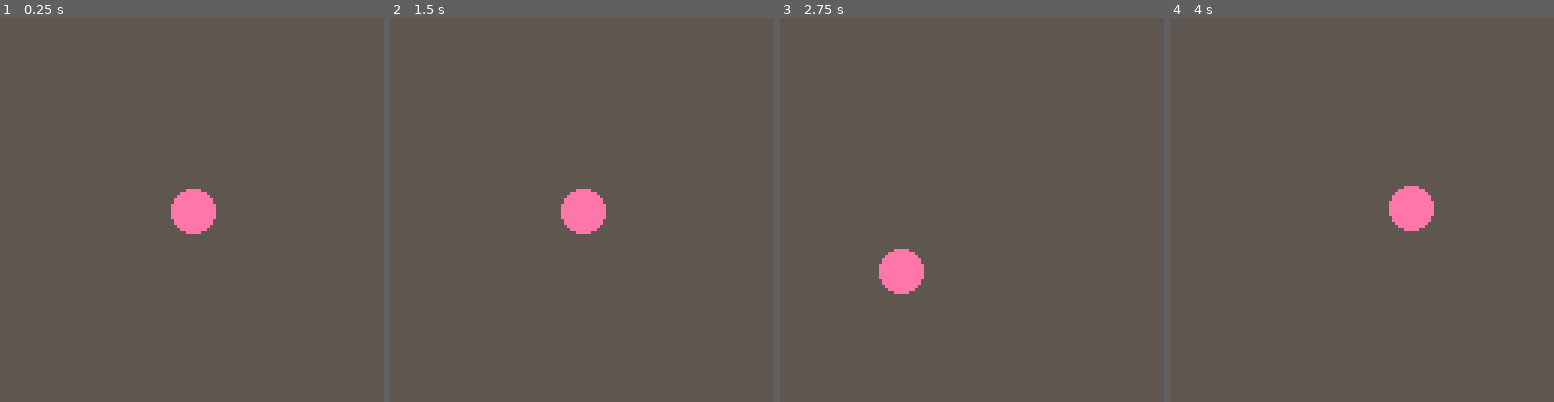
Above: before the commit, frames 1-4 (left to right).
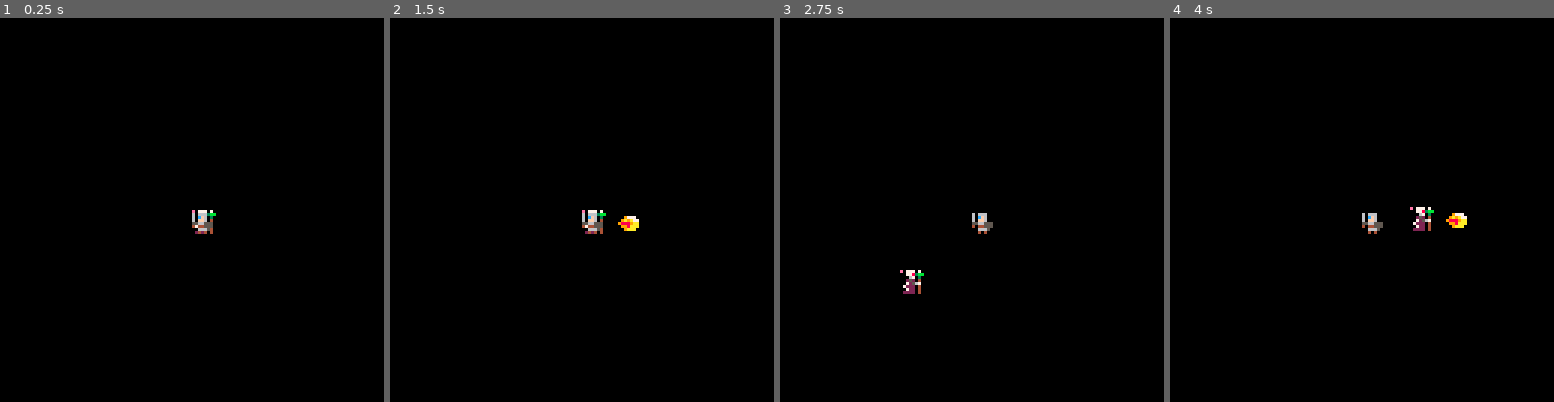
Above: after the commit, the same moments.

Repository: itsdrell/LD50
Game: PICO-8 cartridge ld50.p8
The game is run twice, just before and just after one commit, with the same random seed, the same clock (stepped at 60 frames per second) and the same inputs.
Inputs:
- Up to frame 1 (0.25 s): no input
- Up to frame 2 (1.5 s): tap O (Z key) at 0.33, 0.7, 1.43 s
- Up to frame 3 (2.75 s): hold Left 1.97-2.37 s; tap O (Z key) at 2.22 s; hold Down from 2.42 s (still down)
- Up to frame 4 (4 s): release Down at 2.82 s; hold Right 2.87-3.53 s; tap O (Z key) at 3.1, 3.98 s; hold Up from 3.58 s (still down)

The runs differ from the first frame. In frame 1, 100% of the frame differs, in the area x 0-100%, y 0-100%; in frame 2, 100%; in frame 3, 100%; in frame 4, 100%.

Commit message:
Testing lua: display sprites, spell cast, collision, added sprites

Diff:
--- a/ld50.p8
+++ b/ld50.p8
@@ -27,9 +27,13 @@
 end
 
 __gfx__
-00000000000000000000000000000000000000000000000000000000000000000000000000000000000000000000000000000000000000000000000000000000
-00000000000000000000000000000000000000000000000000000000000000000000000000000000000000000000000000000000000000000000000000000000
-00700700000000000000000000000000000000000000000000000000000000000000000000000000000000000000000000000000000000000000000000000000
-00077000000000000000000000000000000000000000000000000000000000000000000000000000000000000000000000000000000000000000000000000000
-00077000000000000000000000000000000000000000000000000000000000000000000000000000000000000000000000000000000000000000000000000000
-00700700000000000000000000000000000000000000000000000000000000000000000000000000000000000000000000000000000000000000000000000000
+00000000007770700000000000000000000000000000000000000000000000000000000000000000000000000000000000000000000000000000000000000000
+00000000007783bb0000000000066606000000000000000000000000000000000000000000000000000000000000000000000000000000000000000000000000
+0070070000067030000977700006fc06000000000000000000000000000000000000000000000000000000000000000000000000000000000000000000000000
+0007700000252040009a9a770006ff06000000000000000000000000000000000000000000000000000000000000000000000000000000000000000000000000
+0007700000725670098889aa05556655000000000000000000000000000000000000000000000000000000000000000000000000000000000000000000000000
+007007000722204000998aaa05554404000000000000000000000000000000000000000000000000000000000000000000000000000000000000000000000000
+00000000007220400009aaa000566600000000000000000000000000000000000000000000000000000000000000000000000000000000000000000000000000
+00000000022220400000000000040400000000000000000000000000000000000000000000000000000000000000000000000000000000000000000000000000
+
+
--- a/playing.lua
+++ b/playing.lua
@@ -1,26 +1,118 @@
 -- The state where all our game happens in
 Playing = {}
 g_Playing = Playing
+g_spell = nil
+spell_flipx = false
 
 -------------------------------------------------------------------------
 function Playing:Enter()
     self:StartUp()
+    SpawnEnemy()
 end
 
 -------------------------------------------------------------------------
 function Playing:StartUp()
 end
-X = 64  Y = 64
+ playerX= 64  playerY = 64
 -------------------------------------------------------------------------
 function Playing:Update(ds)
-    if (btn(0)) then X=X-1 end
-    if (btn(1)) then X=X+1 end
-    if (btn(2)) then Y=Y-1 end
-    if (btn(3)) then Y=Y+1 end
+    flip_x = false
+    if (btn(0)) then
+        playerX=playerX-1
+        flip_x = true
+    end
+    if (btn(1)) then
+        playerX=playerX+1
+    end
+    if (btn(2)) then playerY=playerY-1 end
+    if (btn(3)) then playerY=playerY+1 end
+
+    if (btn(4)) then
+        CastSpell(playerX+10,playerY)
+    end
+
+    if (g_spell ~= nil) then
+        UpdateSpell(ds)
+    end
 end
 
 -------------------------------------------------------------------------
 function Playing:Draw()
-    cls(5)
-    circfill(X,Y,7,14)
+    cls()
+
+    spr(1,playerX,playerY,1,1,flip_x,false)
+    flip_x = false
+    --circ(playerX+4, playerY+4,4,15)
+
+    pset(playerX,playerY,14)
+
+    DrawEnemy()
+
+    if (g_spell ~= nil) then
+        if (flip_x == true) then
+        end
+        DrawSpell(spell_flipx)
+    end
 end
+
+-------------------------------------------------------------------------
+--sprite mov X
+--moving spell X
+--bad guy X
+--bad guy disapears when hit
+--
+------------------------------------------------------------------------
+function SpawnEnemy()
+    enemy_hp = 10
+end
+
+function DrawEnemy()
+    spr(3,64,64,1,1,true, false)
+    --circ(68,68,4,15)
+end
+
+function UpdateEnemy()
+end
+------------------------------------------------------------------------
+function CastSpell(spellX,spellY)
+    g_spell = true
+    g_spellX = spellX
+    g_spellY = spellY
+    damage = 10
+    spellColX = g_spellX+4
+    spellColY = g_spellY+4
+    spellRad = 3
+end
+
+function DrawSpell(spell_flipx)
+    spr(2,g_spellX,g_spellY,1,1,spell_flipx,false)
+    --circ(spellColX,spellColY,spellRad,15)
+end
+
+function UpdateSpell(ds)
+    g_spellX += (80*ds)
+    spellColX = g_spellX + 4
+    hit = DoesDiscOverlap(spellColX,spellColY,spellRad,68,68,4)
+    if (hit) then
+        --calc damage
+        g_spell = nil
+    end
+end
+
+function DoesSpellHit()
+
+end
+
+function DoesDiscOverlap(Ax,Ay,Ar,Bx,By,Br)
+    xTotal = (Ax - Bx) * (Ax - Bx)
+    yTotal = (Ay - By) * (Ay - By)
+    rSqrd = (Ar + Br) * (Ar + Br)
+    d = (xTotal + yTotal)
+
+    if (d < rSqrd) then
+        return true
+    end
+
+    return false
+end
+------------------------------------------------------------------------
Not shown, changed: the sound effects (__sfx__) section of ld50.p8
